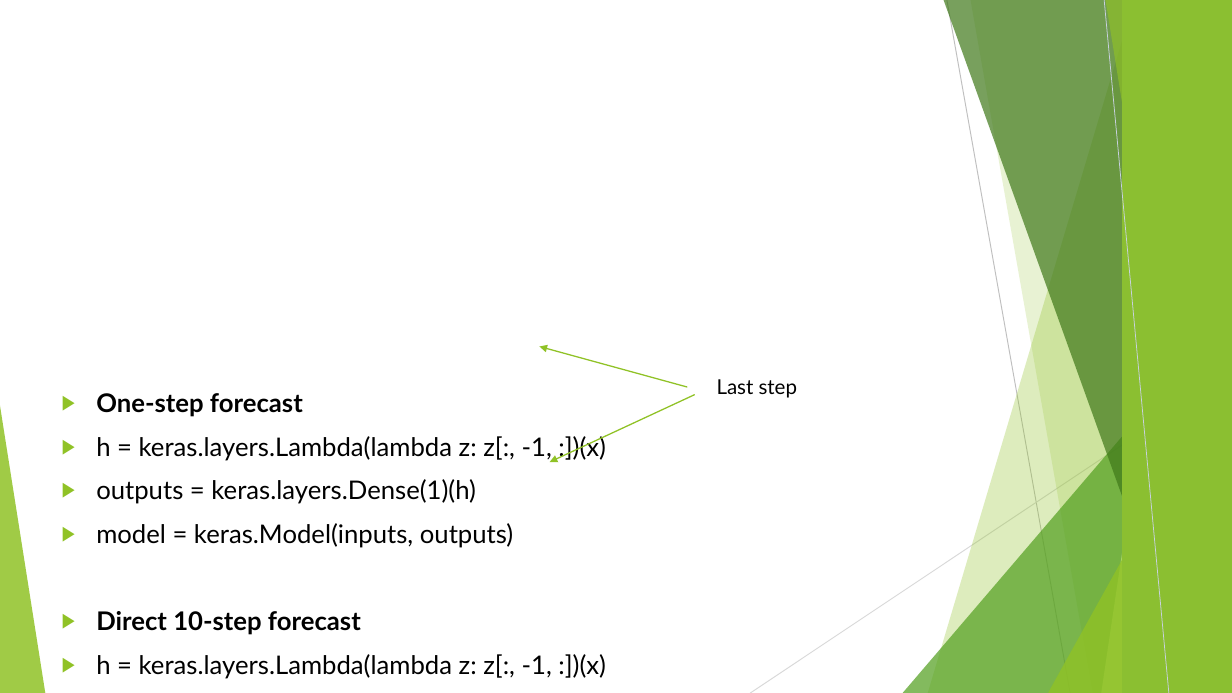
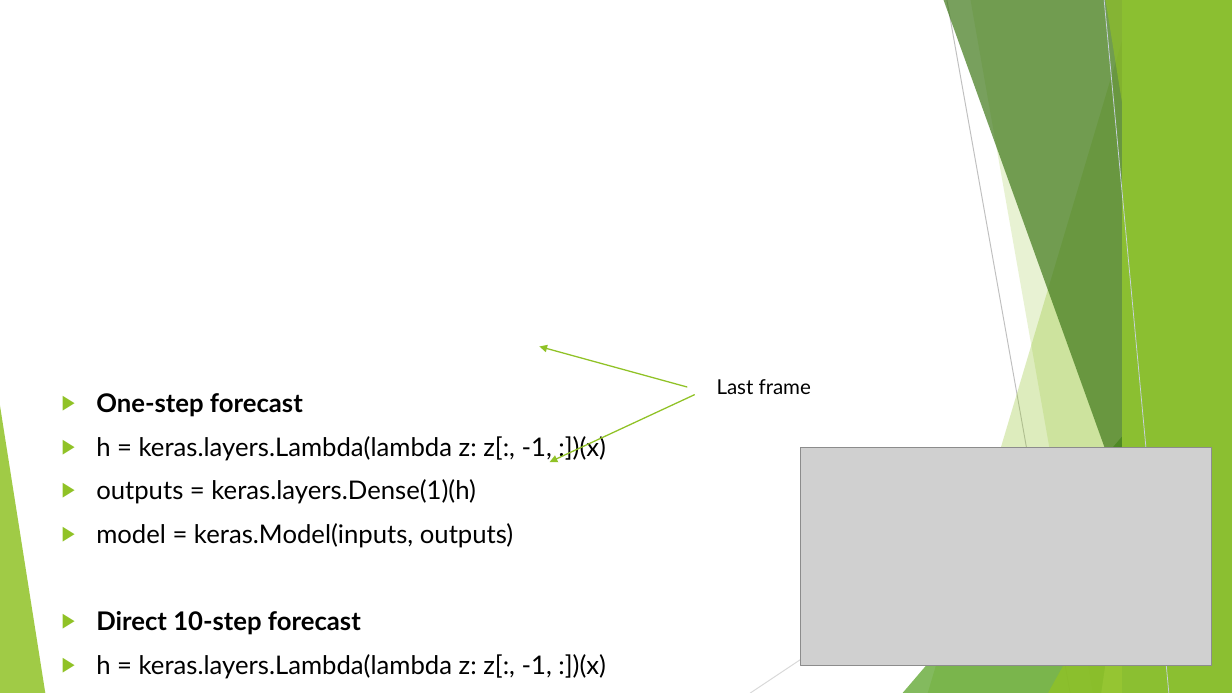
Before and after one commit to FranzGH/timeseries, a slide deck: slide 257 of Slides/05 CNNs.pptx. Drawn at 1232x693 pixels with LibreOffice and Linux fonts; fonts in the diff are those of the drawing; grey boxes stand for pictures. Boxes give left, top, right and bottom in pixels: in the first picture for what was removed or moved away, otherwise in the second. Text is boxed around its words. In the diff, an @@ line names an element or a change of style, - is before the commit and + after.

```diff
--- a/Slides/05 CNNs.pptx
+++ b/Slides/05 CNNs.pptx
@@ text at [717,379,811,394]: text changed @@
-Last step
+Last frame
@@ picture added at [800,447,1212,665] @@
```
Also in this commit, not shown: 32 other slides changed, 1 slide added, 5 other files.
